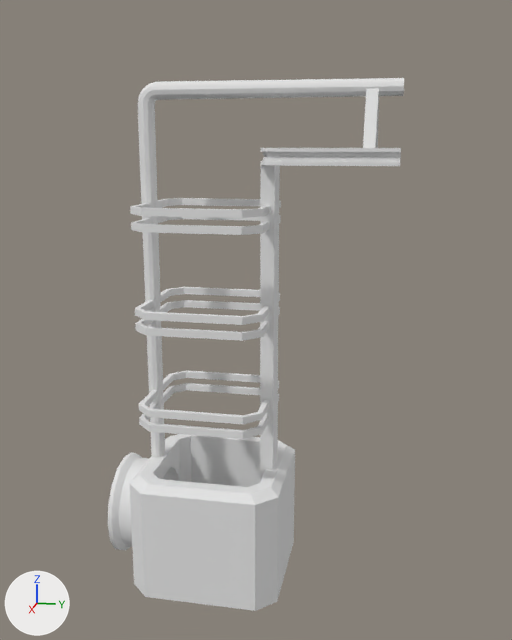
One commit to the FBX model Assets/Data/Structures/1. Logistics/Bridge/Bridge.fbx: the scene before it, then after it.
Camera for both pictures: a 50 mm lens placed at (2.41, 0.53, 1.59), pointed at (-0.01, 0.04, 0.98). The lights are fixed; the arrows at lower left show +X, +Y and +Z. Where no turn or scale is listed for an object, it has been applied to the vertices.

Before the edit, the objects in view are built like this:
```python
me_cube_012 = bpy.data.meshes.new('Cube.012')
me_cube_012.from_pydata(...)  # 685 vertices, 659 faces; spans x -0.27..0.27, y -0.48..0.52, z 0.0..1.8
me_cube_012.materials.append(mat_universal_development_shader)  # its picture is missing
ob_bridge = bpy.data.objects.new('Bridge', me_cube_012)
ob_bridge.location = (0.0, 0.0, 0.0)
```
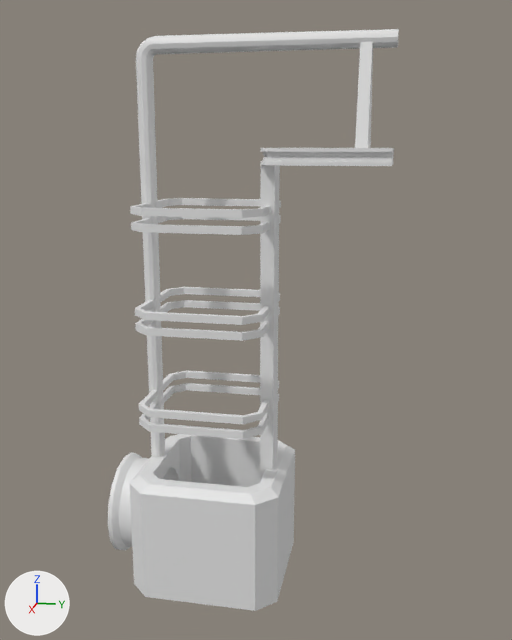
Where the change shows, as pixel boxes (x1, y1, x2, y2) in the pictures (512 x 640 px; the box of a moved part takes in the faces that stretch with it):
'Bridge', reshaped (9% taller)
    before: (108, 78, 404, 611)
    after: (108, 29, 399, 611)
part 1 of me_cube_012, moved or reshaped
    before: (137, 78, 404, 458)
    after: (136, 29, 399, 458)
part 2 of me_cube_012, moved or reshaped
    before: (363, 88, 379, 148)
    after: (355, 42, 373, 148)
part 3 of me_cube_012, moved or reshaped
    before: (375, 96, 379, 148)
    after: (368, 48, 373, 148)
part 4 of me_cube_012, moved or reshaped
    before: (281, 148, 401, 166)
    after: (281, 148, 394, 166)

What the commit changed:
me_cube_012 has 685 vertices, 659 faces and spans x -0.27..0.27, y -0.48..0.52, z 0.0..1.8.
me_cube_012 is used by ob_bridge; location (0.0, 0.0, 0.0).
me_cube_012 part 1: the loose piece of 84 vertices spanning x -0.03..0.03, y -0.37..0.52, z 0.39..1.8 is scaled about its middle by (1, 0.972, 1.11), then moved by (0.0, -0.01, 0.07).
me_cube_012 part 2: the loose piece of 8 vertices spanning x 0.01..0.12, y 0.41..0.45, z 1.58..1.78 is scaled about its middle by (1, 1, 1.78), then moved by (0.0, -0.02, 0.08).
me_cube_012 part 3: the loose piece of 8 vertices spanning x -0.12..-0.01, y 0.41..0.45, z 1.58..1.78 is scaled about its middle by (1, 1, 1.78), then moved by (0.0, -0.02, 0.08).
me_cube_012 part 4: all 24 vertices in x -0.13..0.13, y 0.52, z 1.53..1.58 are moved by (0.0, -0.02, 0.0).
